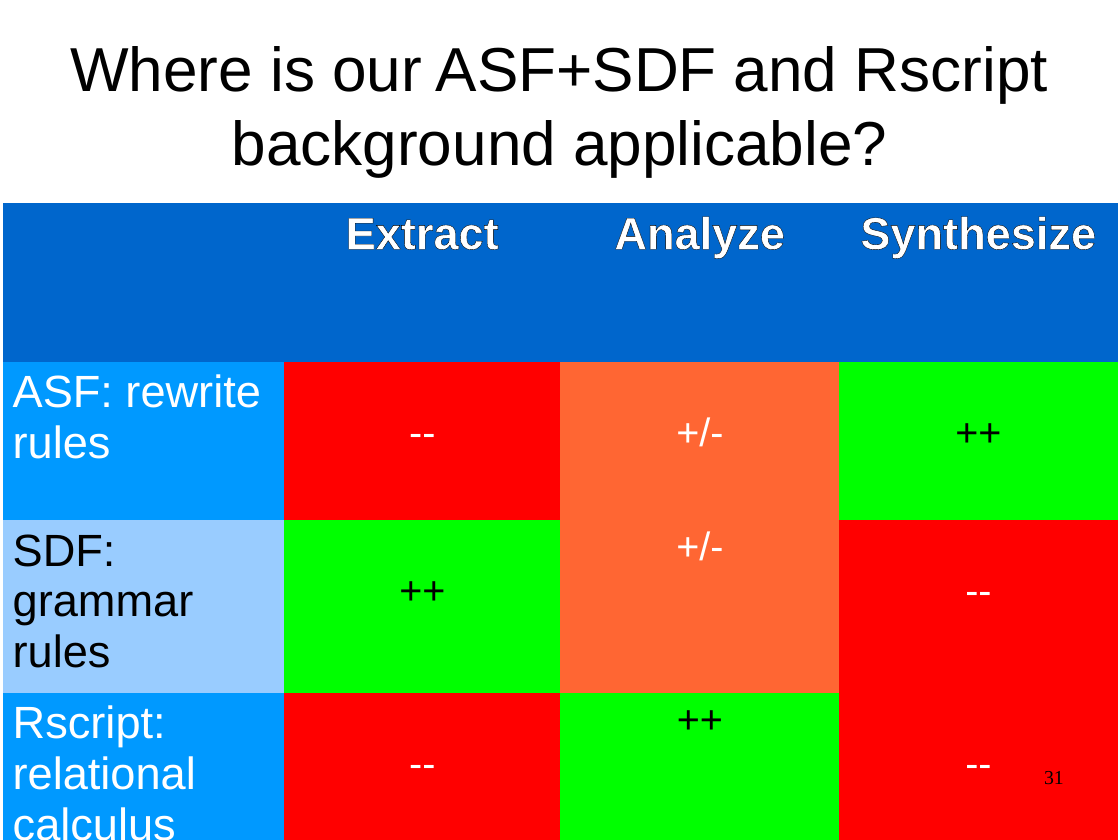
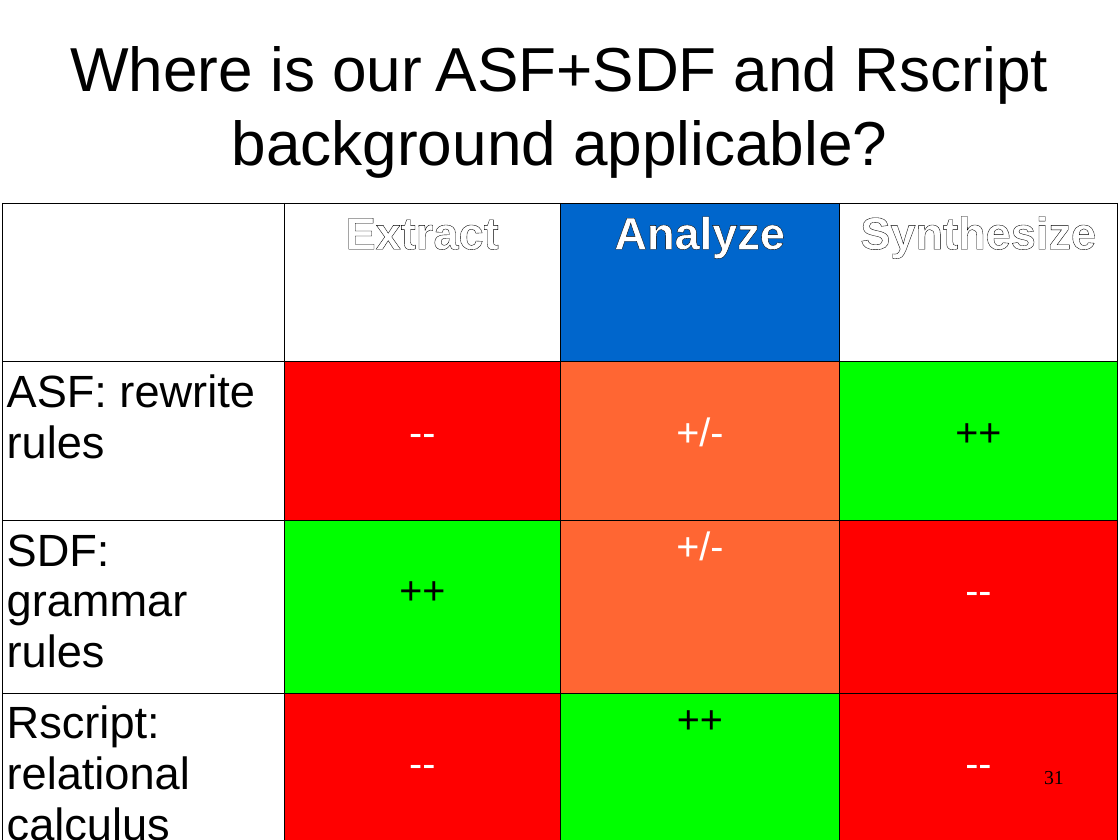
Before and after one commit to cwi-swat/meta-environment, a slide deck: slide 31 of meta-doc/analysis/rascal-slides/rascal-slides.odp. Drawn at 1120x840 pixels with LibreOffice and Linux fonts; fonts in the diff are those of the drawing; background and template pictures are left out. Boxes give left, top, right and bottom in pixels: in the first picture for what was removed or moved away, otherwise in the second. Text is boxed around its words. In the diff, an @@ line names an element or a change of style, - is before the commit and + after.

```diff
--- a/meta-doc/analysis/rascal-slides/rascal-slides.odp
+++ b/meta-doc/analysis/rascal-slides/rascal-slides.odp
@@ table at (3,203,1119,840) @@
@@ fill #0066CC to none in 2 cells @@
@@ fill #0099FF to none in 2 cells @@
@@ fill #99CCFF to none in row 3, column 1 @@
@@ text colour #FFFFFF to #000000 in "ASF: rewrite rules", "Rscript: relational calculus" @@
@@ borders changed @@
```
Also in this commit, not shown: 22 other slides changed, 11 slides added, 6 slides removed, 1 other file.
